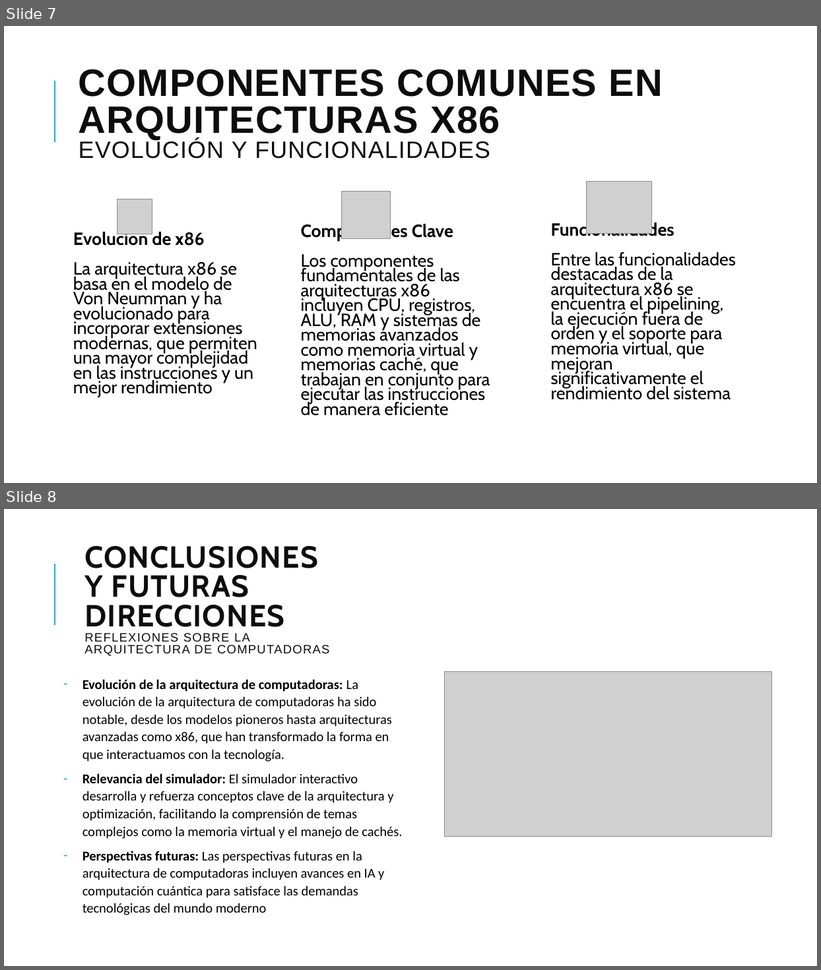
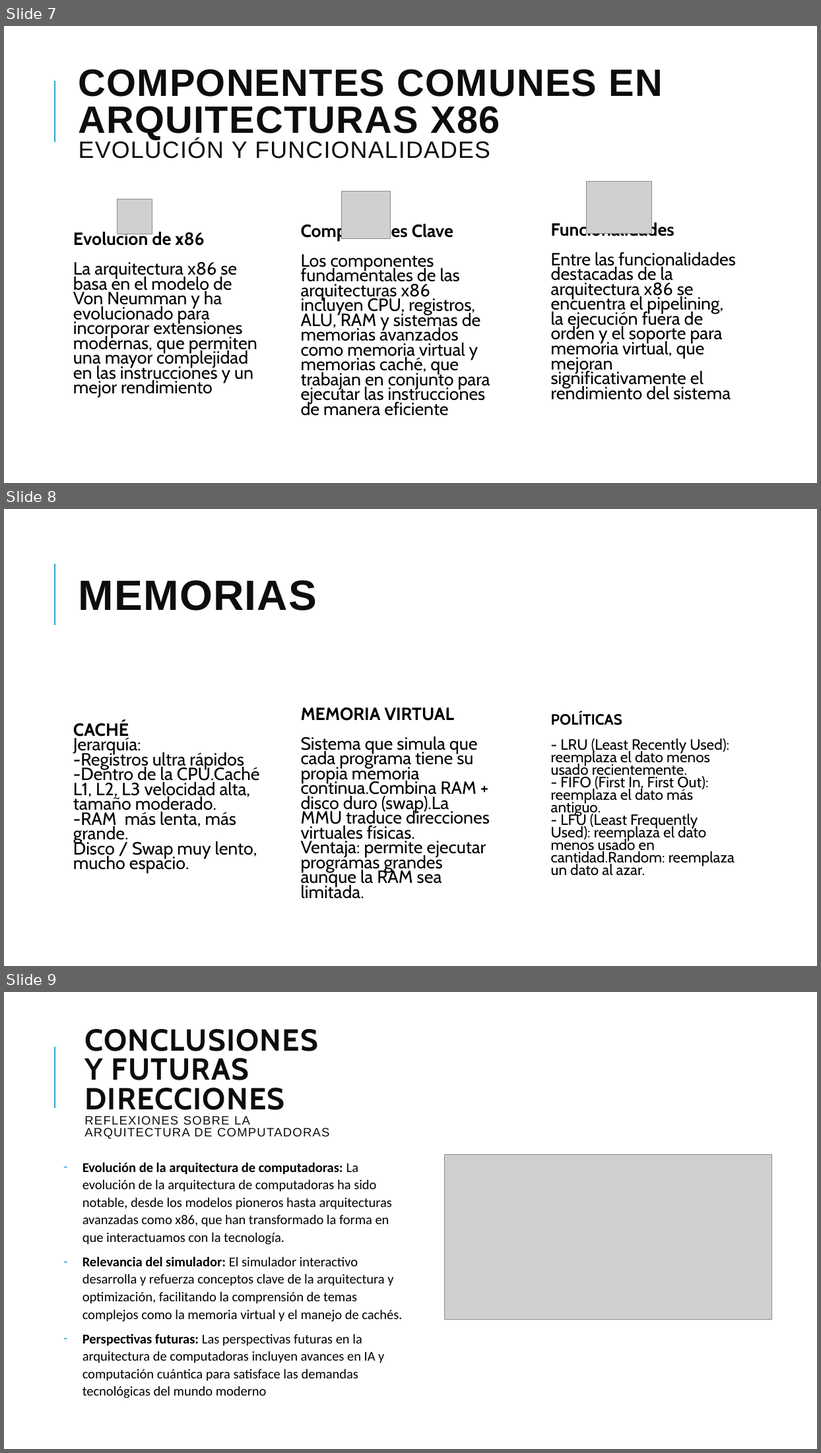
Before and after one commit to StevenFAP1815/EmuladorArquitecturax86, a slide deck: PresentaciónArquitecturax86.pptx. Shown one above the other, each under a label of ours: slides 7 and 8 before the commit, slides 7, 8 and 9 after it. The pictures are 821x970 and 821x1453 pixels, drawn with LibreOffice and Linux fonts; fonts in the diff are those of the drawing; grey boxes stand for pictures. Boxes give left, top, right and bottom in pixels: in the first picture for what was removed or moved away, otherwise in the second. Text is boxed around its words. In the diff, an @@ line names an element or a change of style, - is before the commit and + after.

Commit message:
Detalles de memorias

```diff
--- a/PresentaciónArquitecturax86.pptx
+++ b/PresentaciónArquitecturax86.pptx
@@ slide 8 added at (4,509,817,966), background #FFFFFF; not listed: 1 template element that a slide beside it also shows @@
@@ title added at (79,580,318,611), 50 pt, text #0D0D0D, bold @@
+MEMORIAS
@@ text added at (73,721,260,874), 20.9 pt, text #000000 @@
+CACHÉ
+Jerarquía:
+-Registros ultra rápidos
+-Dentro de la CPU.Caché L1, L2, L3 velocidad alta, tamaño moderado.
+-RAM más lenta, más grande.
+Disco / Swap muy lento, mucho espacio.
@@ text added at (301,708,490,899), 20.9 pt, text #000000 @@
+MEMORIA VIRTUAL
+Sistema que simula que cada programa tiene su propia memoria continua.Combina RAM + disco duro (swap).La MMU traduce direcciones virtuales físicas.
+Ventaja: permite ejecutar programas grandes aunque la RAM sea limitada.
@@ text added at (551,712,735,876), 17.6 pt, text #000000 @@
+POLÍTICAS
+- LRU (Least Recently Used): reemplaza el dato menos usado recientemente.
+- FIFO (First In, First Out): reemplaza el dato más antiguo.
+- LFU (Least Frequently Used): reemplaza el dato menos usado en cantidad.Random: reemplaza un dato al azar.
@@ what was slide 8 is now slide 9 @@
```
